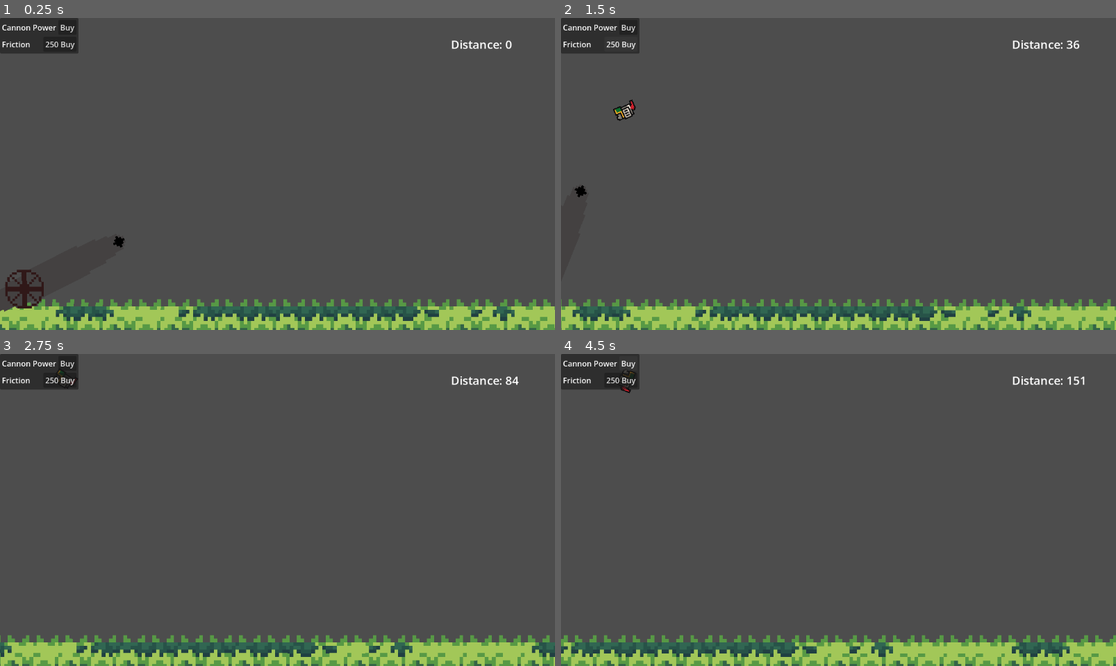
Above: before the commit, frames 1-4 (two rows, left to right).
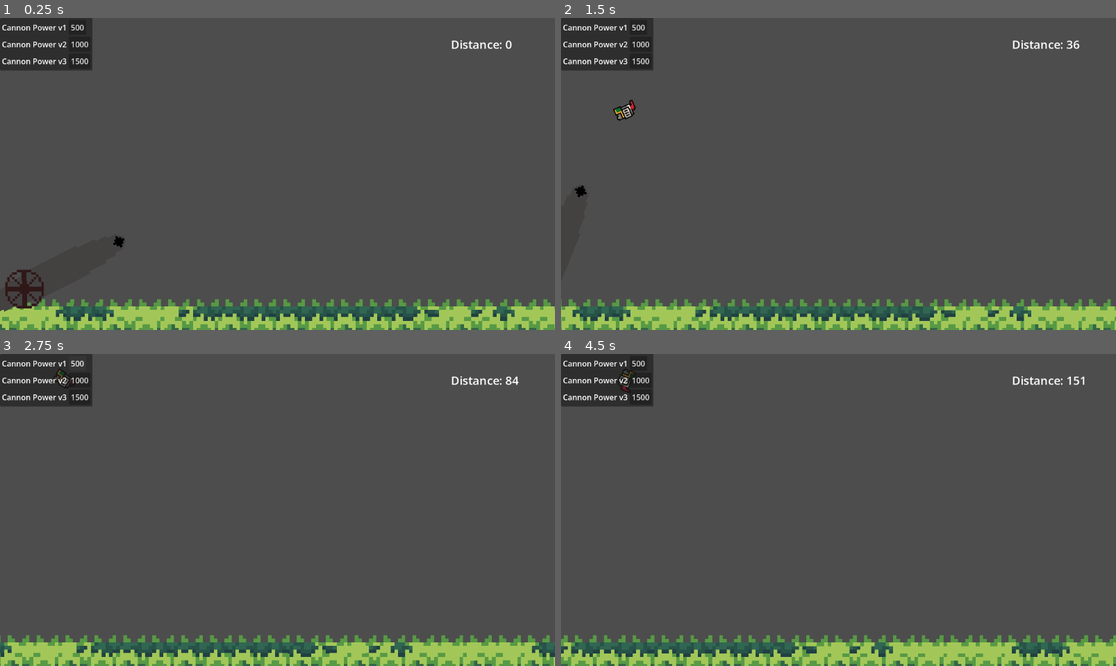
Above: after the commit, the same moments.

Repository: Alexzmerana/GoHomeGame
Game: Godot game, scene res://scenes/game.tscn
Two runs of this game, one before a commit and one after it. Both use one fixed random seed, a clock stepped at 60 frames per second and the inputs below.
Inputs (mouse positions are in pixels of both pictures, inside the frame that each line leads up to):
- Up to frame 1 (0.25 s): no input
- Up to frame 2 (1.5 s): click (627, 27) at 0.5 s, where only the run before the commit has a clickable "Buy"; click (622, 42) at 1.25 s, where only the run before the commit has a clickable "250 Buy"
- Up to frame 3 (2.75 s): click (77, 363) at 2 s, where only the run after the commit has a clickable "500"
- Up to frame 4 (4.5 s): click (638, 378) at 2.75 s, where only the run after the commit has a clickable "1000"; click (638, 397) at 3.5 s, where only the run after the commit has a clickable "1500"; click (627, 363) at 4.25 s, where only the run before the commit has a clickable "Buy"

The runs differ from the first frame. In frame 1, 1.3% of the frame differs, in the area x 0-17%, y 0-17%; in frame 2, 1.3%; in frame 3, 1.3%; in frame 4, 1.3%.
Error before the commit: Parse Error: Unexpected "$" in class body. (res://scripts/shop_menu.gd:2)

Commit message:
state machine start

Diff:
--- a/scenes/game.tscn
+++ b/scenes/game.tscn
@@ -9,6 +9,7 @@
 [ext_resource type="Script" uid="uid://cdqfhbvc6cko6" path="res://scripts/cannon.gd" id="6_p57ef"]
 [ext_resource type="PackedScene" uid="uid://dvl054gc1e5bs" path="res://scenes/hud.tscn" id="8_gee14"]
 [ext_resource type="PackedScene" uid="uid://1qvtybxqip7e" path="res://scenes/shop_menu.tscn" id="9_0tnpc"]
+[ext_resource type="Script" uid="uid://bkdwvahcugl7w" path="res://scripts/state_machine.gd" id="10_vtaks"]
 
 [node name="Game" type="Node2D"]
 script = ExtResource("1_lbhrr")
@@ -35,3 +36,6 @@
 visible = false
 
 [node name="ShopMenu" parent="." instance=ExtResource("9_0tnpc")]
+
+[node name="StateMachine" type="Node" parent="."]
+script = ExtResource("10_vtaks")
--- a/scenes/shop_menu.tscn
+++ b/scenes/shop_menu.tscn
@@ -18,27 +18,3 @@
 
 [node name="VBoxContainer" type="VBoxContainer" parent="PanelContainer/MarginContainer"]
 layout_mode = 2
-
-[node name="HBoxContainer" type="HBoxContainer" parent="PanelContainer/MarginContainer/VBoxContainer"]
-layout_mode = 2
-
-[node name="Label" type="Label" parent="PanelContainer/MarginContainer/VBoxContainer/HBoxContainer"]
-layout_mode = 2
-text = "Cannon Power"
-
-[node name="Button" type="Button" parent="PanelContainer/MarginContainer/VBoxContainer/HBoxContainer"]
-layout_mode = 2
-text = "Buy"
-
-[node name="HBoxContainer2" type="HBoxContainer" parent="PanelContainer/MarginContainer/VBoxContainer"]
-layout_mode = 2
-
-[node name="Label" type="Label" parent="PanelContainer/MarginContainer/VBoxContainer/HBoxContainer2"]
-layout_mode = 2
-size_flags_horizontal = 3
-size_flags_stretch_ratio = 2.0
-text = "Friction "
-
-[node name="Button" type="Button" parent="PanelContainer/MarginContainer/VBoxContainer/HBoxContainer2"]
-layout_mode = 2
-text = "250 Buy"
--- /dev/null
+++ b/scripts/launch_state.gd
@@ -0,0 +1,2 @@
+extends State
+class_name LaunchState
--- a/scripts/shop_menu.gd
+++ b/scripts/shop_menu.gd
@@ -1,5 +1,7 @@
 extends CanvasLayer
-$"."
+
+@onready var parent_label := $PanelContainer/MarginContainer/VBoxContainer
+
 var shop_hash := {
 	"upgrades" : [
 		{"name" : "Cannon Power v1", "cost" : 500},
@@ -7,10 +9,25 @@
 		{"name" : "Cannon Power v3", "cost" : 1500}
 	]
 }
+func create_entry(dict: Dictionary):
+	var container = HBoxContainer.new()
+	var name_label = Label.new()
+	var purchase_button = Button.new()
+
+	name_label.text = dict["name"]
+	name_label.size_flags_horizontal = true
+
+	purchase_button.text = str(dict["cost"])
+
+	container.add_child(name_label)
+	container.add_child(purchase_button)
+	parent_label.add_child(container)
+
 
 # Called when the node enters the scene tree for the first time.
 func _ready() -> void:
-	pass # Replace with function body.
+	for upgrade in shop_hash["upgrades"]:
+		create_entry(upgrade)
 
 
 # Called every frame. 'delta' is the elapsed time since the previous frame.
--- /dev/null
+++ b/scripts/state.gd
@@ -0,0 +1,16 @@
+extends Node
+class_name State
+
+signal Trasitioned
+
+func Enter():
+	pass
+
+func Exit():
+	pass
+
+func Update(_delta: float):
+	pass
+
+func Physics_Update(_delta: float):
+	pass
--- /dev/null
+++ b/scripts/state_machine.gd
@@ -0,0 +1,39 @@
+extends Node
+
+@export var initial_state : State
+
+var current_state : State
+var states: Dictionary = {}
+
+# Called when the node enters the scene tree for the first time.
+func _ready() -> void:
+	for child in get_children():
+		if child is State:
+			states[child.name.to_lower()] = child
+			child.Trasitioned.connect(transition)
+
+	if initial_state:
+		initial_state.Enter()
+		current_state = initial_state
+
+# Called every frame. 'delta' is the elapsed time since the previous frame.
+func _process(delta: float) -> void:
+	if current_state:
+		current_state.Update(delta)
+
+func _physics_process(delta: float) -> void:
+	if current_state:
+		current_state.Physics_Update(delta)
+
+func transition(state, new_state_name):
+	if state != current_state:
+		return
+
+	var new_state = states.get(new_state_name.to_lower());
+	if !new_state: return
+
+	if current_state:
+		current_state.Exit()
+
+	current_state = new_state
+	current_state.Enter()
Not shown: 1 places in scenes/game.tscn that only renumber resources
Not shown, added: scripts/launch_state.gd.uid
Not shown, added: scripts/state.gd.uid
Not shown, added: scripts/state_machine.gd.uid
